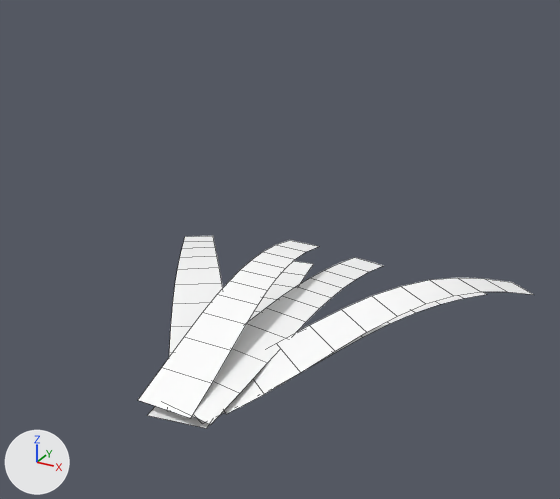
The FBX model Assets/Meshes/Grass_Mesh 1.fbx, before and after one commit.
One viewpoint serves both versions: a 50 mm camera at (1.52, -2.09, 1.82) aimed at (0.07, 0.55, 0.5). The axes (+X, +Y, +Z) are drawn at lower left. The lights are the same throughout. Mesh edges are drawn as thin lines. Where no turn or scale is listed for an object, it has been applied to the vertices.

The scene before the commit, as lines of its bpy script (objects in view):
```python
me_mesh_025 = bpy.data.meshes.new('Mesh.025')
me_mesh_025.from_pydata(...)  # 132 vertices, 60 faces; spans x -0.91..1.03, y -0.13..1.45, z 0.01..0.36
me_mesh_025.materials.append(mat_standardsurface1_002)  # white #ffffff
ob_pplane9 = bpy.data.objects.new('pPlane9', me_mesh_025)
ob_pplane9.location = (0.0, 0.0, 0.0)
```
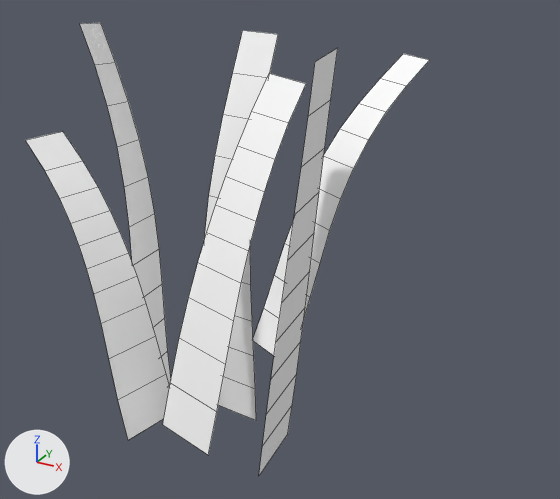
The change, as a diff of the scene's bpy script:
```diff
--- a/Assets/Meshes/Grass_Mesh 1.fbx.py
+++ b/Assets/Meshes/Grass_Mesh 1.fbx.py
@@ me_mesh_025 @@
 me_mesh_025.from_pydata(...)  # 132 vertices, 60 faces; spans x -0.91..1.03, y -0.13..1.45, z 0.01..0.36
 # used by ob_pplane9; location = (0.0, 0.0, 0.0)
+# me_mesh_025 part 1: the loose piece of 22 vertices spanning x -0.91..0.15, y -0.11..1.3, z 0.05..0.21 is multiplied about its middle by the matrix ((0.811, 0.58, -0.076), (-0.171, 0.11, -0.979), (-0.56, 0.807, 0.189)), then moved by (0.4, -0.28, 0.48)
+# me_mesh_025 part 2: the loose piece of 22 vertices spanning x -0.04..1.03, y -0.03..1.19, z 0.06..0.36 is multiplied about its middle by the matrix ((0.901, -0.357, -0.245), (0.058, 0.66, -0.749), (0.429, 0.661, 0.615)), then moved by (-0.31, 0.23, 0.41)
+# me_mesh_025 part 3: the loose piece of 22 vertices spanning x -0.14..0.78, y -0.08..1.39, z 0.02..0.16 is multiplied about its middle by the matrix ((-0.269, -0.128, 0.955), (0.886, -0.422, 0.193), (0.378, 0.898, 0.227)), then moved by (-0.75, -0.46, 0.54)
+# me_mesh_025 part 4: the loose piece of 22 vertices spanning x -0.2..0.05, y -0.12..1.06, z 0.06..0.35 is multiplied about its middle by the matrix ((0.215, -0.6, 0.771), (0.977, 0.132, -0.17), (0.0, 0.789, 0.614)), then moved by (-0.32, -0.51, 0.29)
+# me_mesh_025 part 5: the loose piece of 22 vertices spanning x -0.11..0.26, y -0.12..1.32, z 0.06..0.2 is multiplied about the mesh origin by the matrix ((0.992, 0.028, -0.125), (-0.125, 0.426, -0.896), (0.028, 0.904, 0.426))
+# me_mesh_025 part 6: the loose piece of 22 vertices spanning x -0.37..0.1, y -0.13..1.45, z 0.01 is multiplied about its middle by the matrix ((0.022, 0.159, -0.987), (-0.968, -0.244, -0.061), (-0.251, 0.957, 0.149)), then moved by (0.59, -0.72, 0.66)
 me_mesh_025.materials.append(mat_standardsurface1_002)
```

Changed parts and their boxes (x1, y1, x2, y2) in the pictures (560 x 499 px; the box of a moved part takes in the faces that stretch with it):
'pPlane9', reshaped (135% taller)
    before: (138, 236, 534, 428)
    after: (26, 23, 429, 475)
part 1 of me_mesh_025, moved or reshaped
    before: (167, 236, 223, 411)
    after: (205, 30, 278, 420)
part 2 of me_mesh_025, moved or reshaped
    before: (224, 278, 534, 414)
    after: (253, 54, 429, 356)
part 3 of me_mesh_025, moved or reshaped
    before: (197, 292, 486, 423)
    after: (80, 23, 171, 385)
part 4 of me_mesh_025, moved or reshaped
    before: (138, 240, 319, 418)
    after: (26, 131, 169, 440)
part 5 of me_mesh_025, moved or reshaped
    before: (189, 258, 384, 425)
    after: (163, 73, 306, 455)
part 6 of me_mesh_025, moved or reshaped
    before: (147, 261, 313, 428)
    after: (259, 48, 338, 475)
